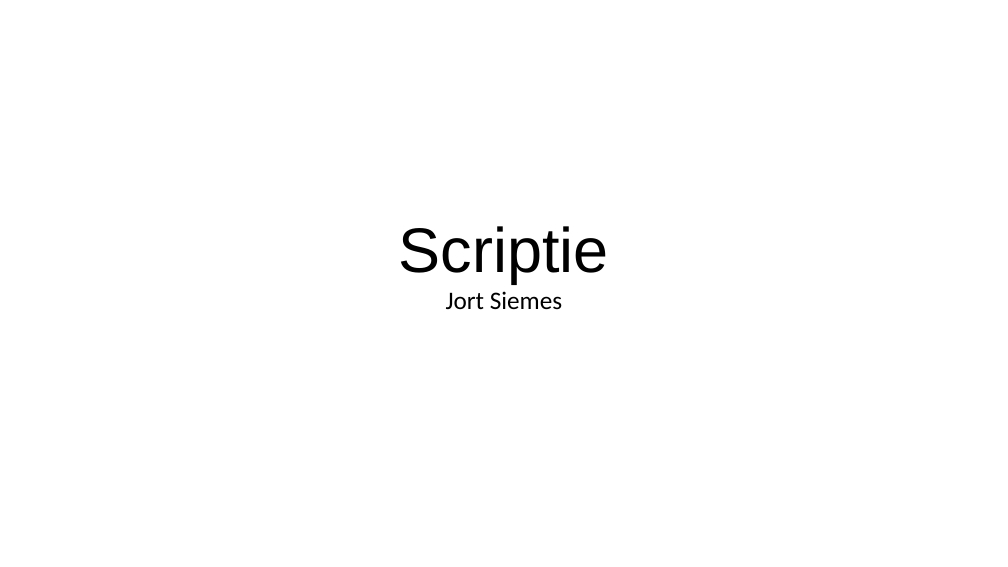
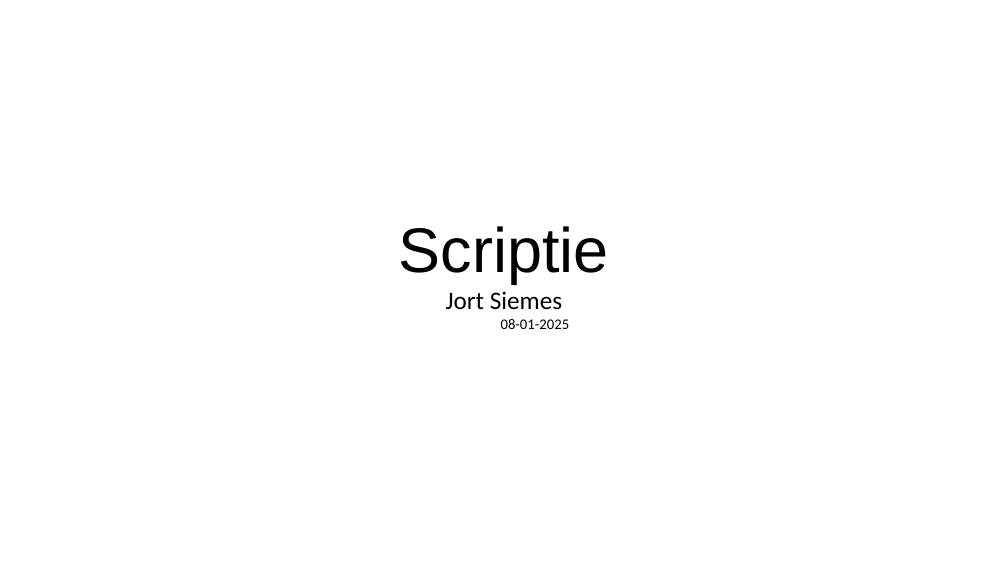
Before and after one commit to JortSiemes/JNM-Premaster, a slide deck: slide 1 of Vakken Y2/Scriptie/Meetings/Week2_2025_ScriptiePresentatie.pptx. Drawn at 1008x567 pixels with LibreOffice and Linux fonts; fonts in the diff are those of the drawing. Boxes give left, top, right and bottom in pixels: in the first picture for what was removed or moved away, otherwise in the second. Text is boxed around its words. In the diff, an @@ line names an element or a change of style, - is before the commit and + after.

```diff
--- a/Vakken Y2/Scriptie/Meetings/Week2_2025_ScriptiePresentatie.pptx
+++ b/Vakken Y2/Scriptie/Meetings/Week2_2025_ScriptiePresentatie.pptx
@@ text added at (x1=501, y1=319, x2=570, y2=329), 14 pt, text #000000 @@
+08-01-2025
```
Also in this commit, not shown: 2 other slides changed, 2 other files.
